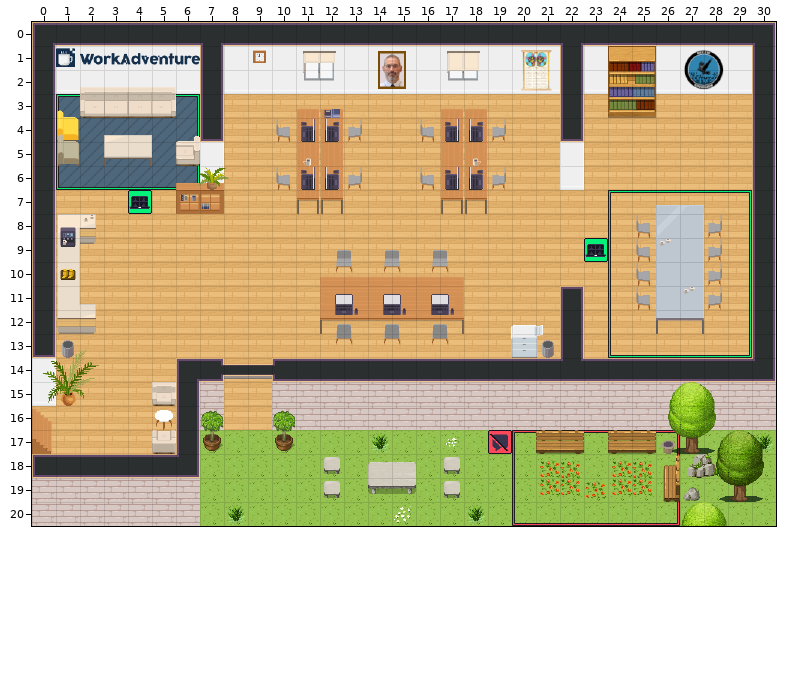
Two states of a Tiled map (JSON), map.tmj. That is the earlier state.
Cells are 32x32 px. Shown: x 0..30, y 0..20.
The result:
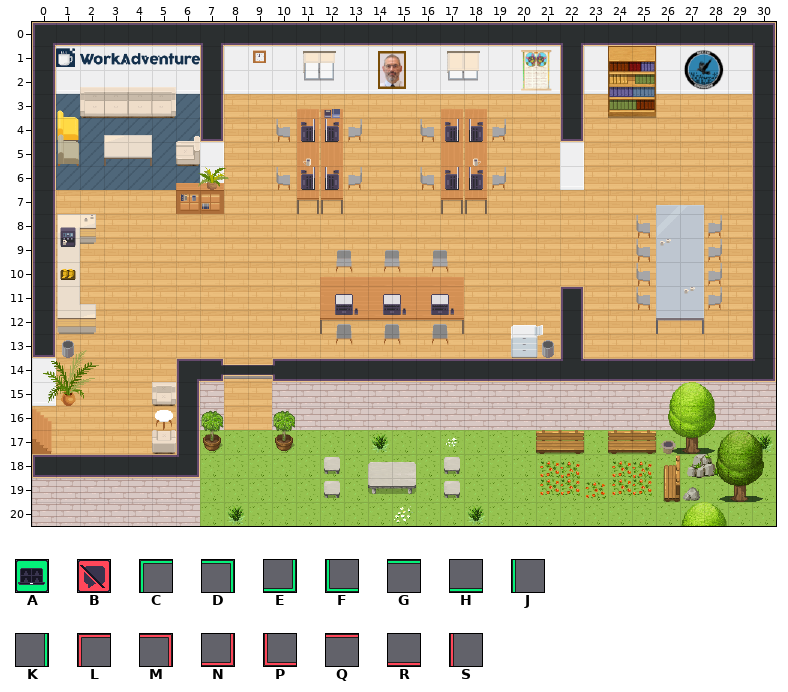
Key: from "WA_User_Interface": A 21, B 60, C 161, D 162, E 163, F 164, G 165, H 166, J 167, K 168, L 239, M 240, N 241, P 242, Q 243, R 244, S 245.
_ is an empty cell.
From old to new:
Layer "floor/floor2" (now hidden):
The author cleared tile A in row 7 at x 4; in row 9 at x 23.
The author cleared tile B in row 17 at x 19.
The author cleared tile C in row 3 at x 1; in row 7 at x 24.
The author cleared tile D in row 3 at x 6; in row 7 at x 29.
The author cleared tile E in row 6 at x 6; in row 13 at x 29.
The author cleared tile F in row 6 at x 1; in row 13 at x 24.
The author cleared tile G in row 7 at x 25 to 28.
The author cleared tile H in row 6 at x 2 to 5; in row 13 at x 25 to 28.
The author cleared tile J in rows 4 to 5 at x 1; in rows 8 to 12 at x 24.
The author cleared tile K in row 4 at x 6; in rows 8 to 12 at x 29.
The author cleared tile L in row 17 at x 20.
The author cleared tile M in row 17 at x 26.
The author cleared tile N in row 20 at x 26.
The author cleared tile P in row 20 at x 20.
The author cleared tile Q in row 17 at x 21 to 25.
The author cleared tile R in row 20 at x 21 to 25.
The author cleared tile S in rows 18 to 19 at x 20.
Pixel boxes of the changes (left, top, right, bottom) in both pictures:
removed: (56, 94, 200, 214)
removed: (584, 190, 752, 358)
removed: (488, 430, 680, 526)
